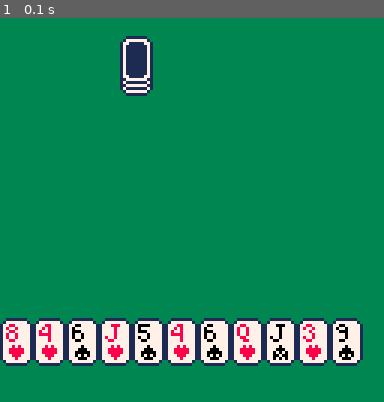
Above: before the commit, frame 1.
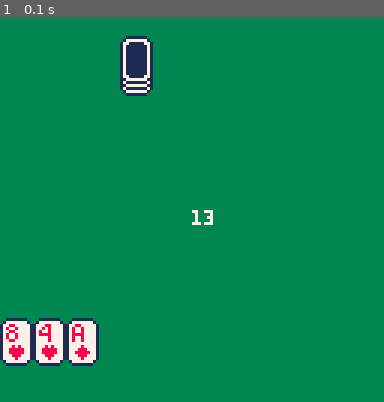
Above: after the commit, the same moment.

Repository: UA-koval/blackjack-pico-8
Game: PICO-8 cartridge blackjack.p8
The game is run twice, just before and just after one commit, with the same random seed, the same clock (stepped at 60 frames per second) and the same inputs.
Inputs:
- Up to frame 1 (0.1 s): no input

The runs differ from the first frame. In frame 1, 8.3% of the frame differs, in the area x 18-95%, y 50-91%.

Commit message:
Implemented ace counter

Diff:
--- a/blackjack.p8
+++ b/blackjack.p8
@@ -6,7 +6,8 @@
 
 hand = {}
 dealer = {}
-counter = 0
+counter = 0 -- for drawing purposes
+player_score=0
 
 function draw_card(x,y,n,m)
  if m>1 then pal(8,0)
@@ -31,12 +32,36 @@
 function generate_card()
  return {flr(rnd(13)),flr(rnd(4))}
 end
+
+function add_hard_score(card)
+ val=0
+ if (card[1]==0) then
+ elseif card[1]>9 then val=10
+ else val=card[1]+1 end
+ player_score+=val
+end
+
+function add_soft_score(card)
+ val=0
+ if card[1]==0 then
+  if player_score<11 then val=11
+  else val=1 end
+  player_score+=val
+ end
+end
+
+function count_score(hand)
+ player_score=0
+ foreach(hand,add_hard_score)
+ foreach(hand,add_soft_score)
+ return player_score
+end
 -- main game functions --
 -------------------------
 function _init()
- for i=0,10 do
-  add(hand,generate_card())
- end
+ add(hand,generate_card())
+ add(hand,generate_card())
+ add(hand,{0,1})
 end
 
 function _draw()
@@ -45,6 +70,8 @@
 	draw_card_back(40,8)
 	draw_card_back(40,6)
 	foreach(hand,draw_player_cards)
+	-- player counter
+	print(count_score(hand),64,64,7)
 end
 
 function _update()
@@ -52,12 +79,12 @@
 end
 
 __gfx__
-00000000001111111000000080080000088000000088800080088000088000000880000088880000088000008888000000880000088000000880000088888000
-00000000017777777100000080880000800800000008000080800800800800008008000080080000800000008000000008080000800800008008000000800000
-00700700177777777710000088800000800800000008000080800800088800000880000000800000888000008880000080080000008000000080000000800000
-00077000177777777710000080880000800800000008000080800800000800008008000000800000800800000008000088880000000800000800000000800000
-00077000177777777710000080080000088000008008000080800800000800008008000008000000800800008008000000080000800800008000000000800000
-00700700177777777710000080080000008800000880000080088000088000000880000008000000088000000880000000080000088000008888000000800000
+00000000001111111000000080080000088000000088800080088000088000000880000088880000088000008888000000880000088000000880000008800000
+00000000017777777100000080880000800800000008000080800800800800008008000080080000800000008000000008080000800800008008000080080000
+00700700177777777710000088800000800800000008000080800800088800000880000000800000888000008880000080080000008000000080000080080000
+00077000177777777710000080880000800800000008000080800800000800008008000000800000800800000008000088880000000800000800000088880000
+00077000177777777710000080080000088000008008000080800800000800008008000008000000800800008008000000080000800800008000000080080000
+00700700177777777710000080080000008800000880000080088000088000000880000008000000088000000880000000080000088000008888000080080000
 00000000177777777710000000000000000000000000000000000000000000000000000000000000000000000000000000000000000000000000000000000000
 00000000177777777710000000000000000000000000000000000000000000000000000000000000000000000000000000000000000000000000000000000000
 00000000177777777710000008080000008000000080000000800000000000000000000000000000000000000000000000000000000000000000000000000000
